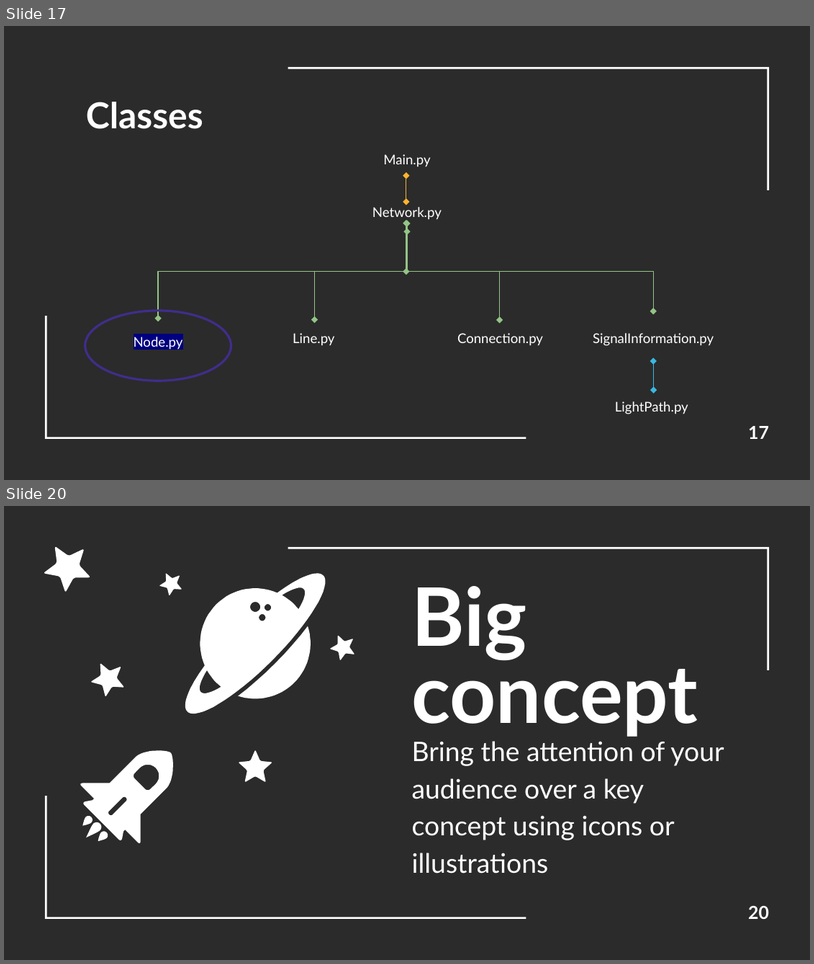
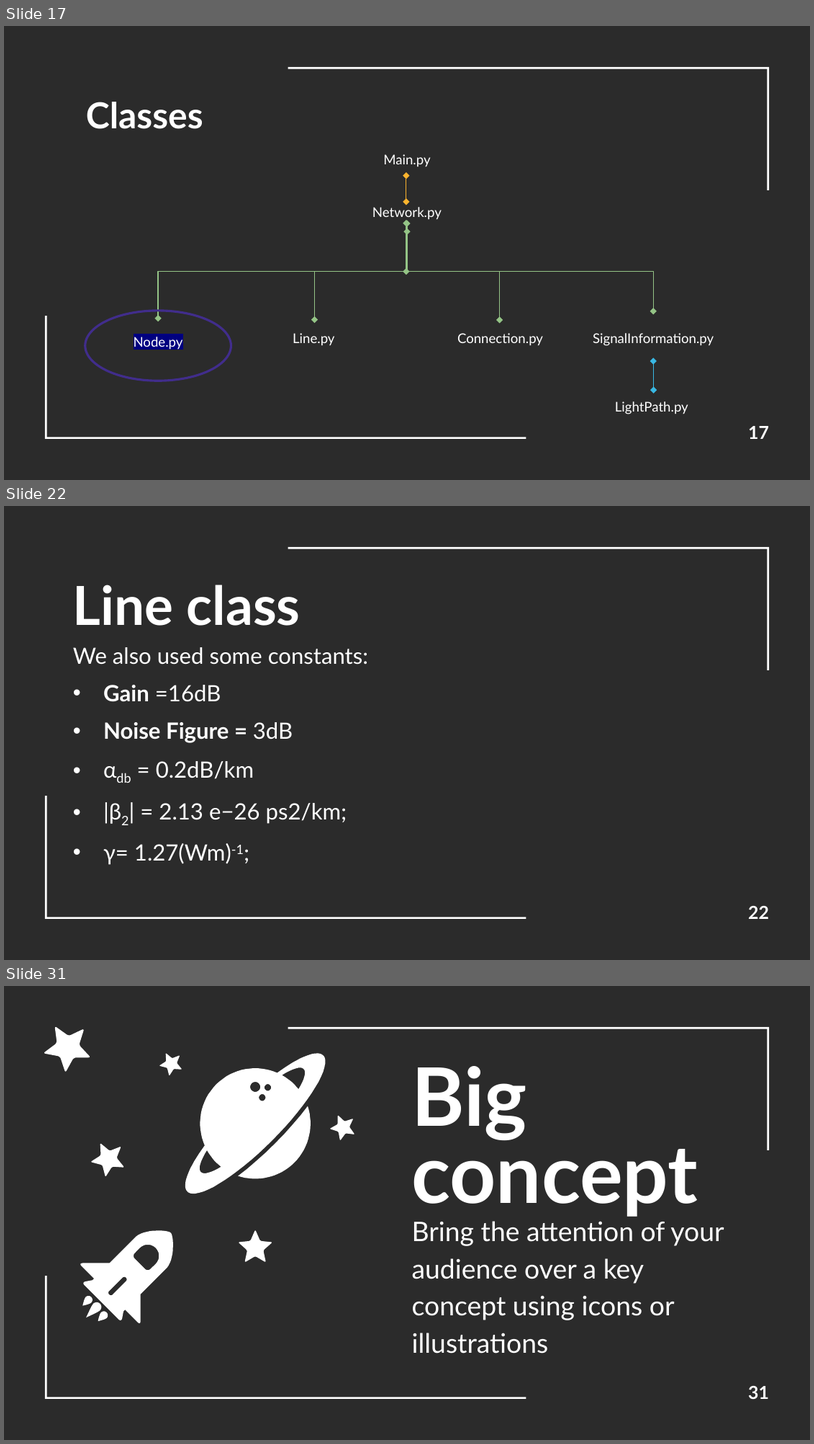
Before and after one commit to RenatoParker/OON_LabsProject, a slide deck: Presentazione esame OOP.pptx. Shown one above the other, each under a label of ours: slides 17 and 20 before the commit, slides 17, 22 and 31 after it; the slides between them are not shown. The pictures are 814x964 and 814x1444 pixels, drawn with LibreOffice and Linux fonts; fonts in the diff are those of the drawing; background and template pictures are left out; a plain dark background stands for a picture behind light text. Boxes give left, top, right and bottom in pixels: in the first picture for what was removed or moved away, otherwise in the second. Text is boxed around its words. In the diff, an @@ line names an element or a change of style, - is before the commit and + after.

```diff
--- a/Presentazione esame OOP.pptx
+++ b/Presentazione esame OOP.pptx
@@ slide 22 added at (x1=4, y1=506, x2=810, y2=960), background picture (left out); not listed: 2 template elements that a slide beside it also shows @@
@@ title added at (x1=73, y1=584, x2=301, y2=626), 48 pt, text #FFFFFF, bold @@
+Line class
@@ subtitle added at (x1=73, y1=647, x2=368, y2=865), 20 pt, text #FFFFFF @@
+We also used some constants:
+• Gain =16dB
+• Noise Figure = 3dB
+• αdb = 0.2dB/km
+• |β2| = 2.13 e−26 ps2/km;
+• γ= 1.27(Wm)-1;
@@ page number added at (x1=748, y1=906, x2=769, y2=919), 16 pt, text #FFFFFF, bold @@
+22
@@ what was slide 20 is now slide 31 @@
@@ page number at (x1=748, y1=1386, x2=769, y2=1399): text changed @@
-20
+31
```
Also in this commit, not shown: 4 slides changed, 12 other slides added, 8 slides removed, 3 other files.
